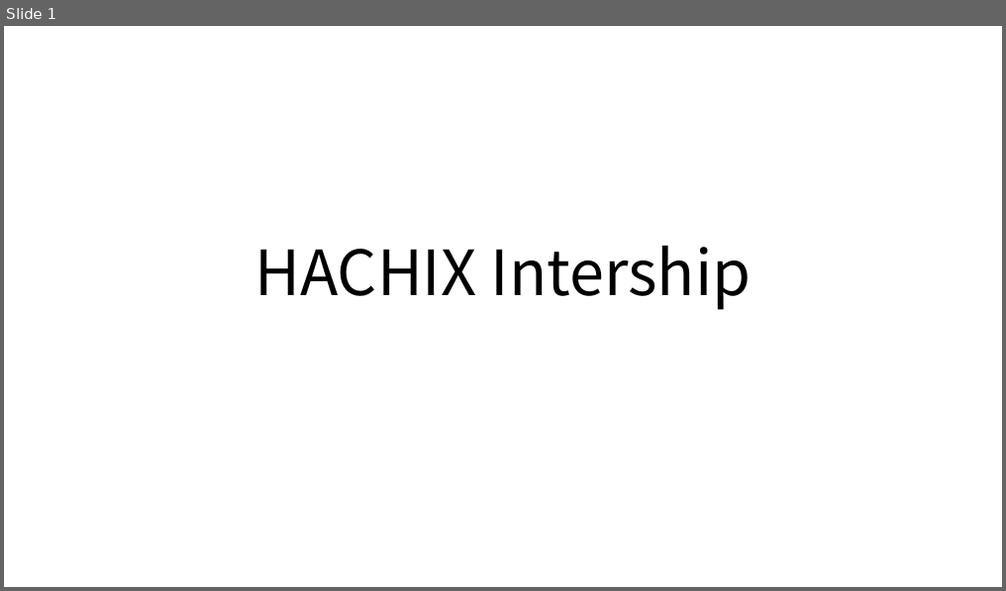
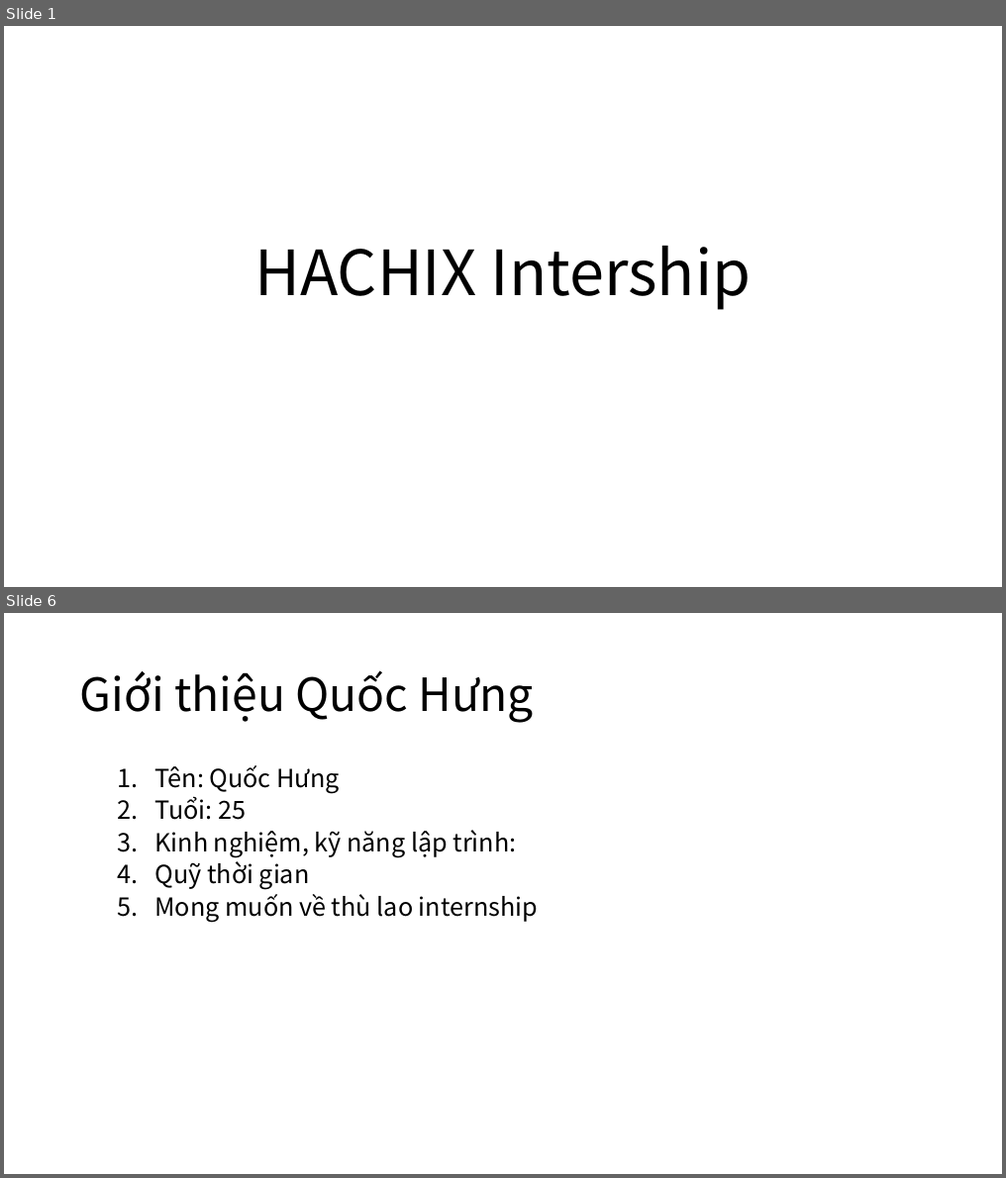
Before and after one commit to makotovnjp/Talent5PythonFlask, a slide deck: doc/Intership.pptx. Shown one above the other, each under a label of ours: slide 1 before the commit, slides 1 and 6 after it; the slides between them are not shown. The pictures are 1006x591 and 1006x1178 pixels, drawn with LibreOffice and Linux fonts; fonts in the diff are those of the drawing. Boxes give left, top, right and bottom in pixels: in the first picture for what was removed or moved away, otherwise in the second. Text is boxed around its words. In the diff, an @@ line names an element or a change of style, - is before the commit and + after.

```diff
--- a/doc/Intership.pptx
+++ b/doc/Intership.pptx
@@ slide 6 added at (4,613,1002,1174), background #FFFFFF @@
@@ title added at (80,670,534,723), 44 pt, text #000000 @@
+Giới thiệu Quốc Hưng
@@ text added at (154,765,538,923), 24 pt, text #000000 @@
+  1. Tên: Quốc Hưng
+  2. Tuổi: 25
+  3. Kinh nghiệm, kỹ năng lập trình:
+  4. Quỹ thời gian
+  5. Mong muốn về thù lao internship
```
Also in this commit, not shown: 2 slides changed, 7 other slides added.
